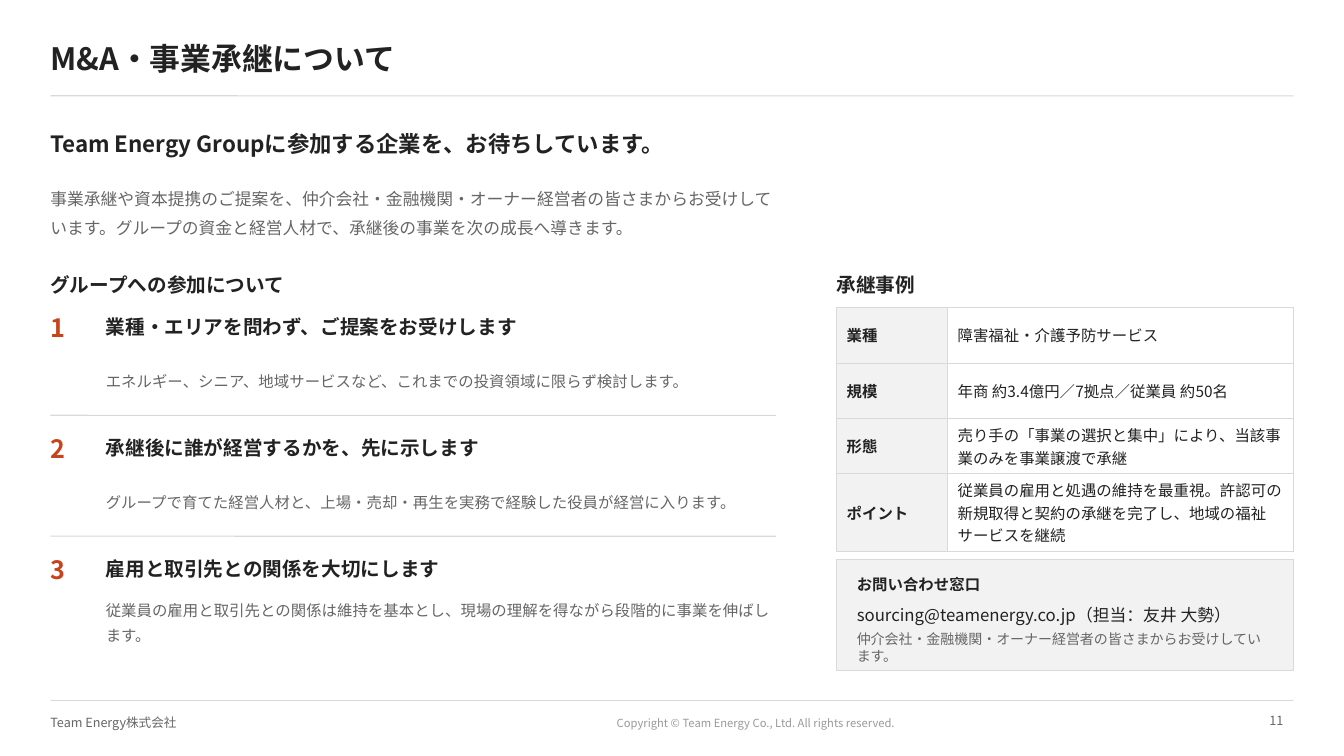
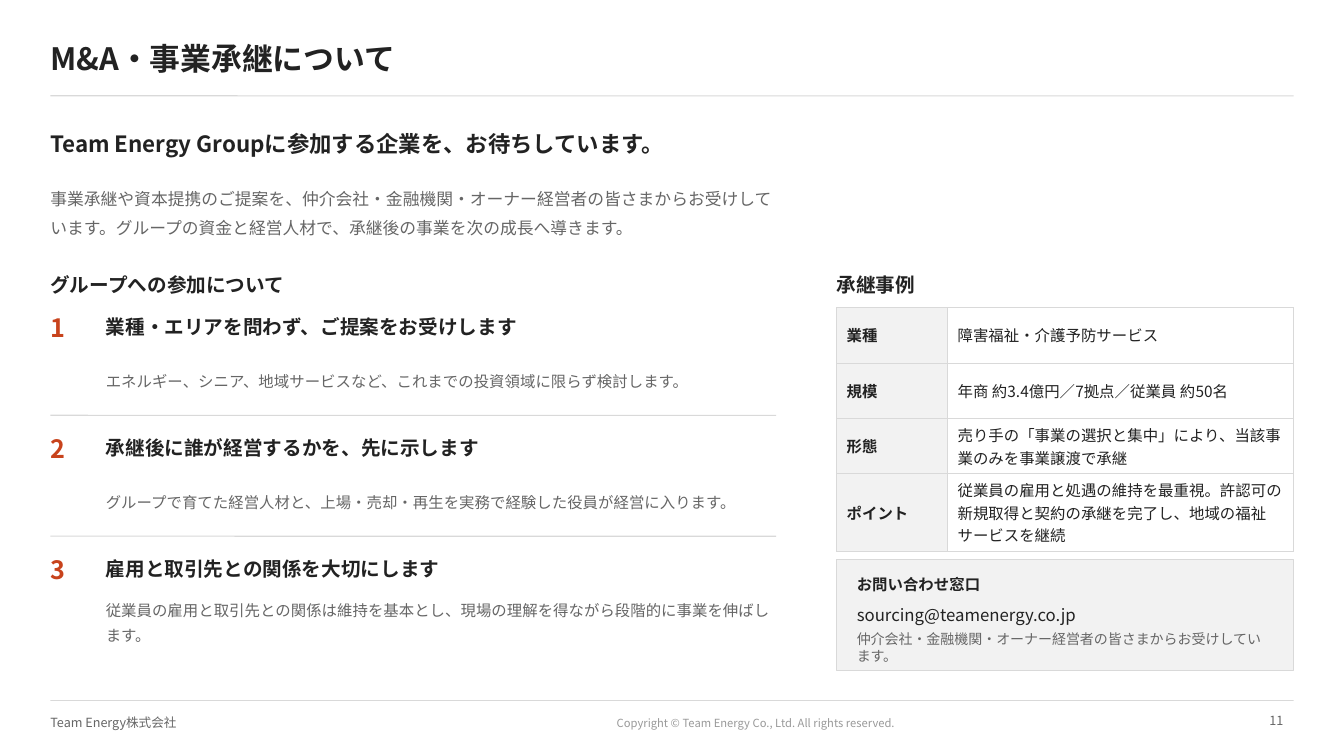
Before and after one commit to ttomoi-afk/desktop-tutorial, a slide deck: slide 11 of teamenergy/docs/TeamEnergy_会社紹介資料.pptx. Drawn at 1344x756 pixels with LibreOffice and Linux fonts; fonts in the diff are those of the drawing; background and template pictures are left out. Boxes give left, top, right and bottom in pixels: in the first picture for what was removed or moved away, otherwise in the second. Text is boxed around its words. In the diff, an @@ line names an element or a change of style, - is before the commit and + after.

```diff
--- a/teamenergy/docs/TeamEnergy_会社紹介資料.pptx
+++ b/teamenergy/docs/TeamEnergy_会社紹介資料.pptx
@@ text at [857,608,1076,625]: text changed @@
-sourcing@teamenergy.co.jp（担当：友井 大勢）
+sourcing@teamenergy.co.jp
```
Also in this commit, not shown: 7 other files.
